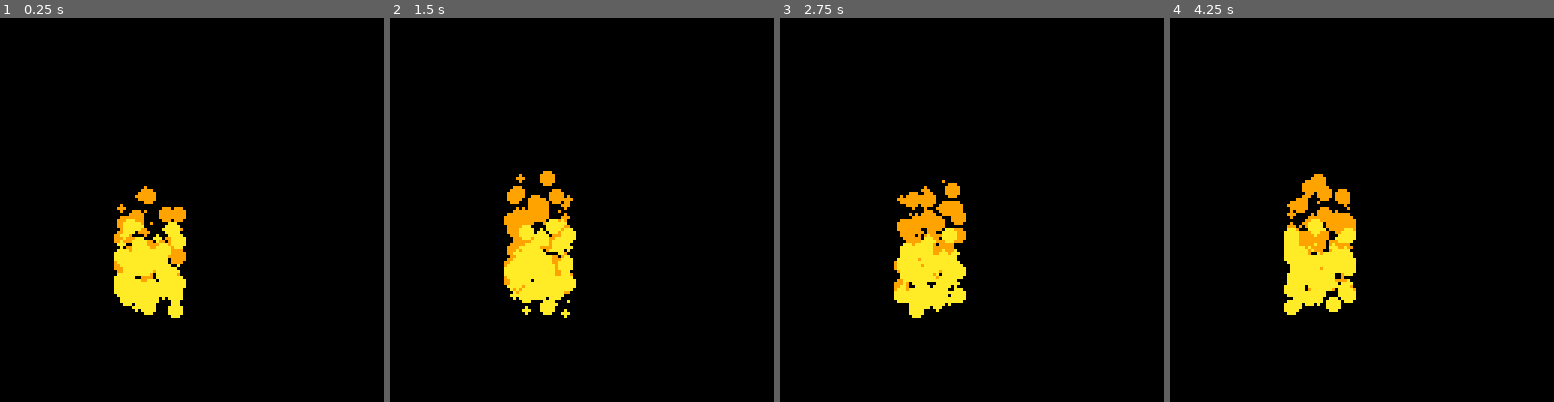
Above: before the commit, frames 1-4 (left to right).
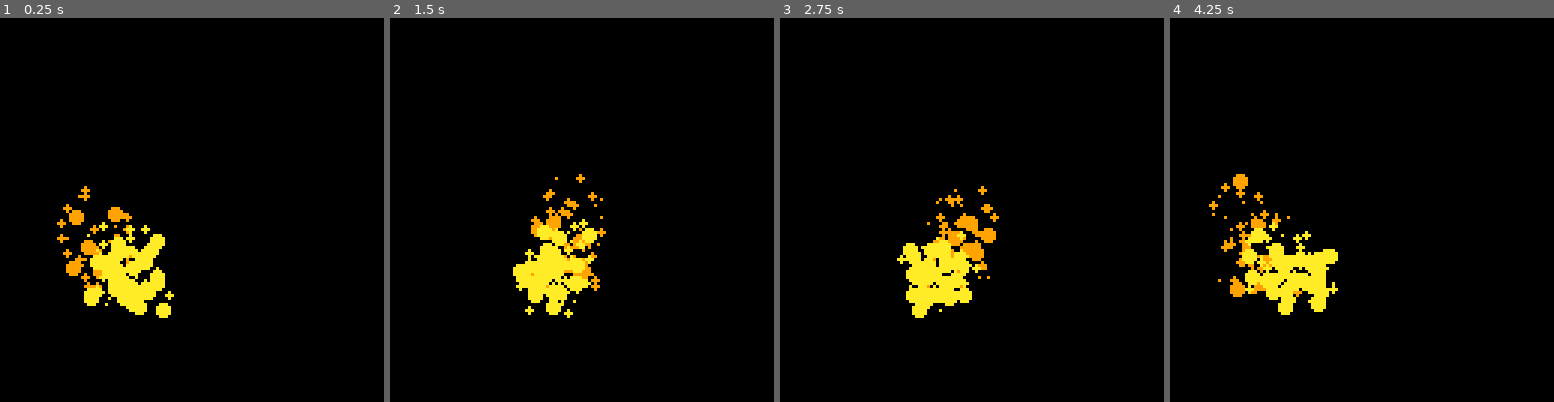
Above: after the commit, the same moments.

Repository: JohnErnestBonanno/pico8
Game: PICO-8 cartridge fire_particles.p8
Two runs of this game, one before a commit and one after it. Both use one fixed random seed, a clock stepped at 60 frames per second and the inputs below.
Inputs:
- Up to frame 1 (0.25 s): no input
- Up to frame 2 (1.5 s): no input
- Up to frame 3 (2.75 s): no input
- Up to frame 4 (4.25 s): no input

The runs differ from the first frame. In frame 1, 4.5% of the frame differs, in the area x 14-49%, y 43-79%; in frame 2, 4.1%; in frame 3, 3.5%; in frame 4, 5.9%, in the area x 10-49%, y 40-78%.

Commit message:
Push fire back and forth

Diff:
--- a/fire_particles.p8
+++ b/fire_particles.p8
@@ -5,9 +5,18 @@
 
 	parts={}
 
+	force=-3
+	force_d=1
+
 end
 
 function _update()
+
+	force+= .1 * force_d
+
+	if force>3 or force<-3 then
+		force_d=force_d*-1
+	end
 
 	for i=1,20 do
 
@@ -24,6 +33,9 @@
 	for p in all(parts) do
 		p.y-=p.speed
 		p.life -=1
+		p.r-=.1
+	-- add wind
+		p.x+=force
 
 		if p.life<5 then
 			p.c=9
